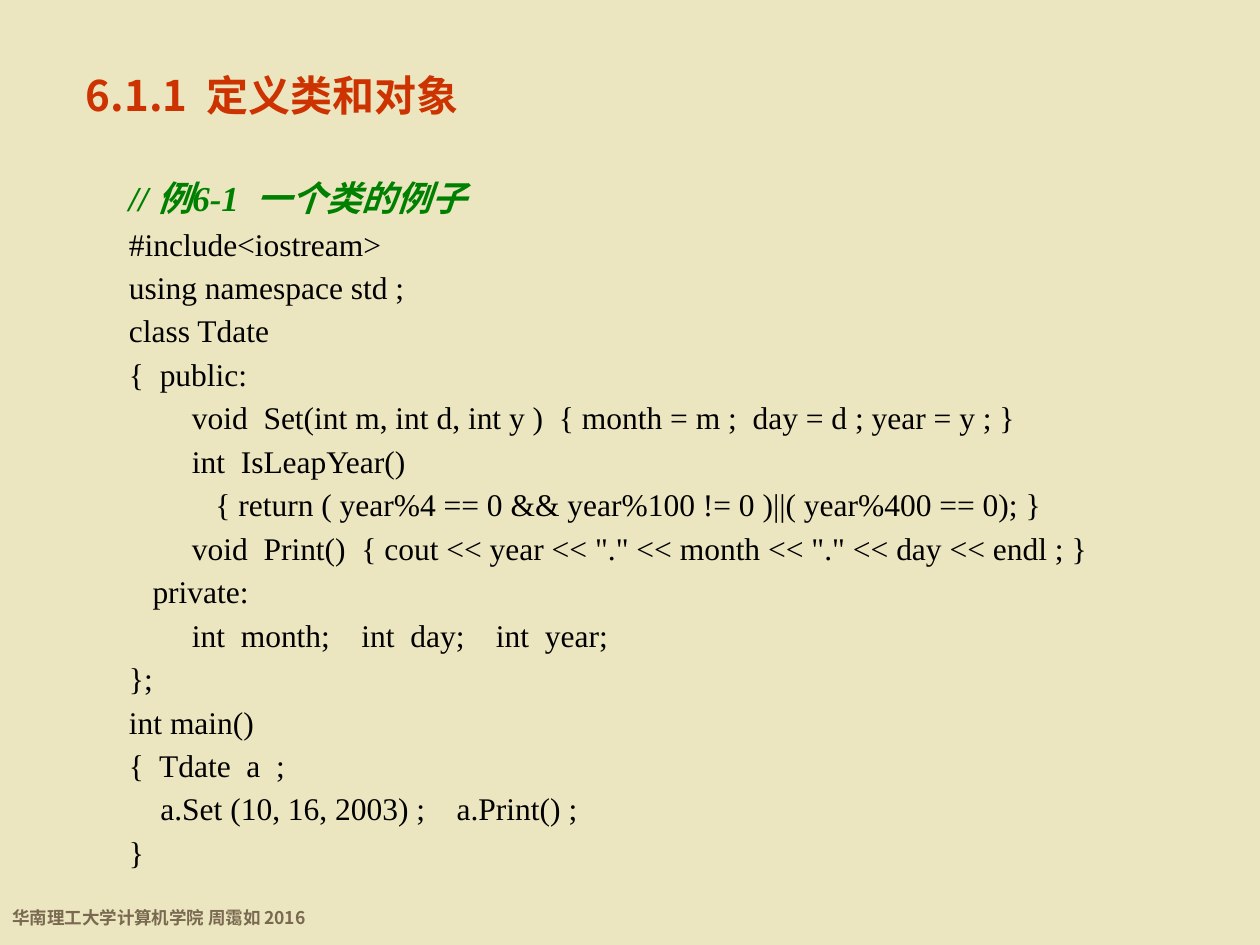
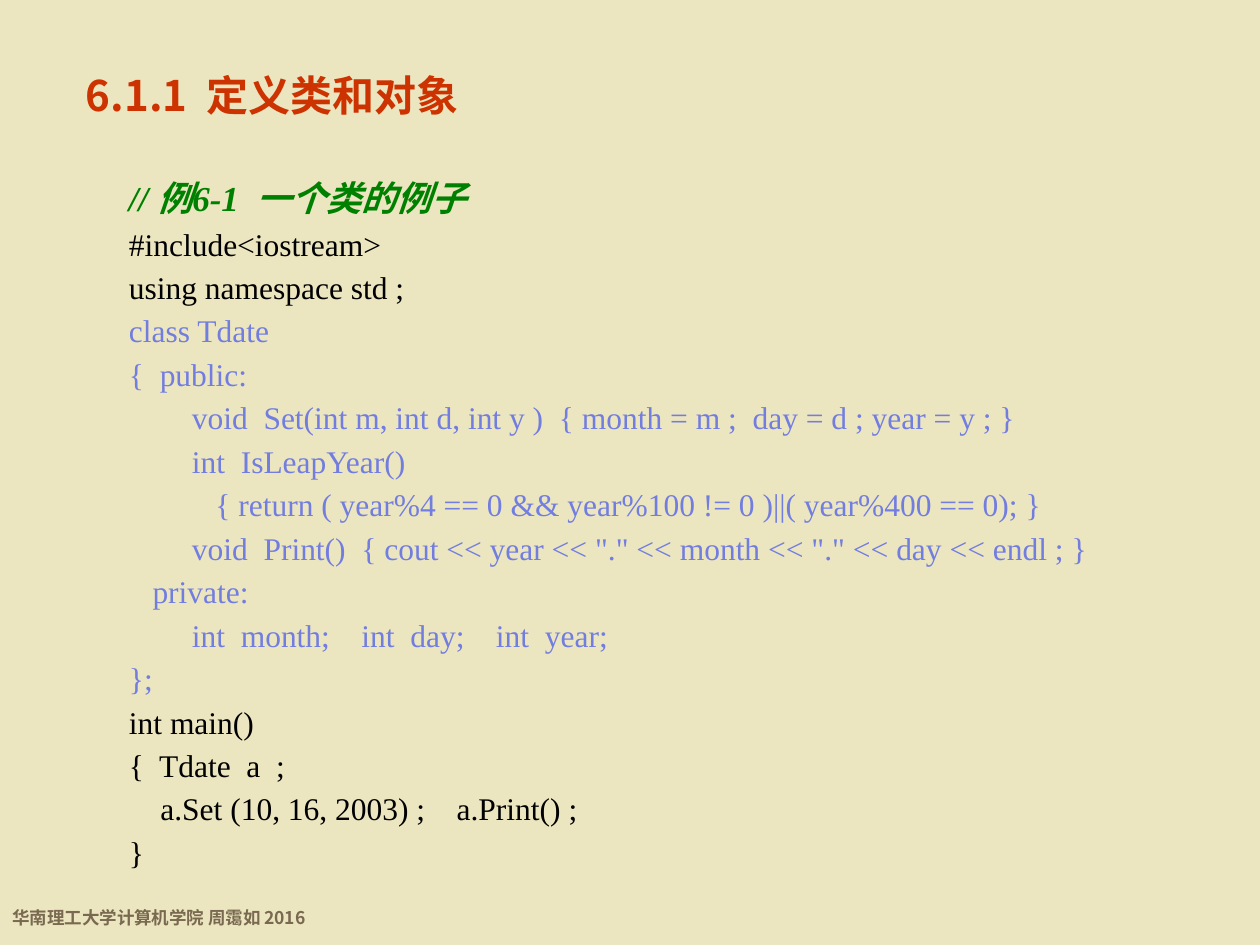
Before and after one commit to wwuhn/wwuhn.github.io, a slide deck: slide 10 of bookspcClassic/C++程序设计基础（第5版）周霭如/6-类与对象.pptx. Drawn at 1260x945 pixels with LibreOffice and Linux fonts; fonts in the diff are those of the drawing; background and template pictures are left out. Boxes give left, top, right and bottom in pixels: in the first picture for what was removed or moved away, otherwise in the second. Text is boxed around its words. In the diff, an @@ line names an element or a change of style, - is before the commit and + after.

```diff
--- a/bookspcClassic/C++程序设计基础（第5版）周霭如/6-类与对象.pptx
+++ b/bookspcClassic/C++程序设计基础（第5版）周霭如/6-类与对象.pptx
@@ text at bbox=[129, 320, 1047, 653]: text colour #000000 to #727DE0 in "class Tdate", "{ public:", "void Set(int m, int d, int y ...", "int IsLeapYear()" and 5 more places @@
```
Also in this commit, not shown: 15 other slides changed.
